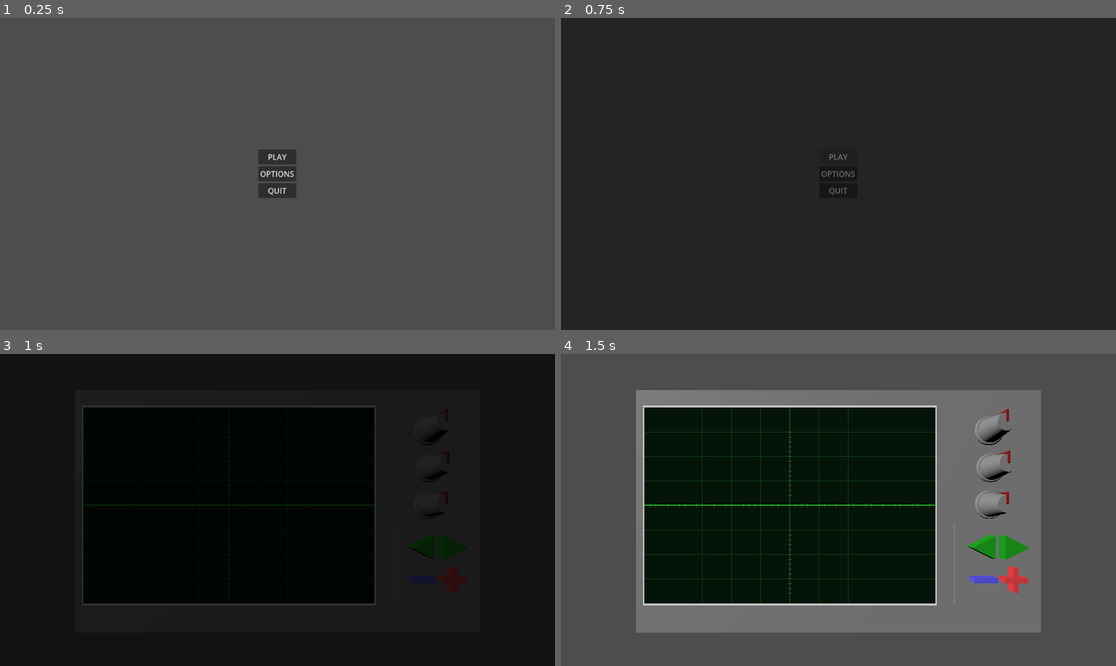
Above: before the commit, frames 1-4 (two rows, left to right).
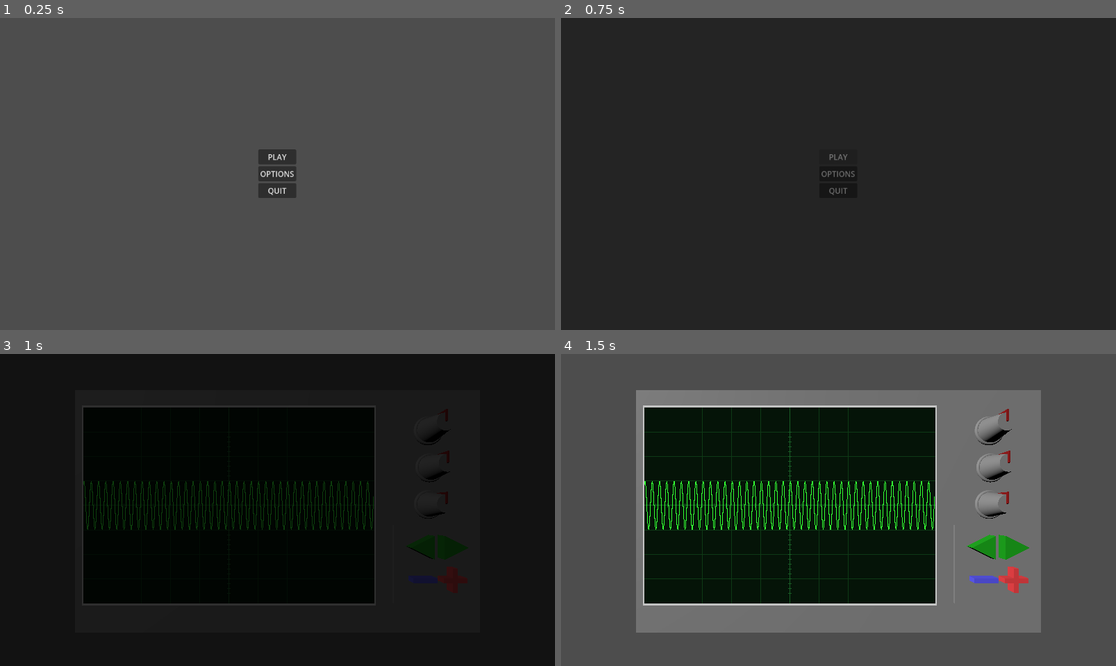
Above: after the commit, the same moments.

Repository: AirJamStudios/interference
Game: Godot game, scene res://scenes/main_menu.tscn
The game is run twice, just before and just after one commit, with the same random seed, the same clock (stepped at 60 frames per second) and the same inputs.
Inputs (mouse positions are in pixels of both pictures, inside the frame that each line leads up to):
- Up to frame 1 (0.25 s): no input
- Up to frame 2 (0.75 s): click "PLAY" at 0.5 s
- Up to frame 3 (1 s): no input
- Up to frame 4 (1.5 s): move the mouse to (960, 494) at 1.27 s; click (960, 494) at 1.42 s

Frames 1-2 are identical in both runs. In frame 3, 1.7% of the frame differs, in the area x 15-68%, y 40-57%; in frame 4, 1.7%.

Commit message:
Composite wave first test

Diff:
--- a/scripts/signal/composite_wave.gd
+++ b/scripts/signal/composite_wave.gd
@@ -13,8 +13,11 @@
 func clear_waves() -> void:
 	waves.clear()
 
+#Normalize so that amplitude is between 0-1
 func sample(t: float) -> float:
 	var total_wave: float = 0.0
 	for wave in waves:
 		total_wave += wave.sample(t)
+	if waves:
+		total_wave /= len(waves)
 	return total_wave
--- a/scripts/signal/wave_plotter.gd
+++ b/scripts/signal/wave_plotter.gd
@@ -1,6 +1,7 @@
 extends Line2D
 
-var active_wave: Wave
+var selected_wave: Wave
+var total_wave: Wave
 
 #TODO, differentiate displayed wave vs selected wave
 
@@ -13,20 +14,28 @@
 	width = 1.5
 	default_color = Color.html("#33FF33")
 
+	# Tempory to test
+	var singleWave1 = SingleWave.new(1.0, 1.0, 0.0)
+	var singleWave2 = SingleWave.new(2.0, 0.5, 1.0)
+	var compositeWave = CompositeWave.new()
+	compositeWave.add_wave(singleWave1)
+	compositeWave.add_wave(singleWave2)
 
-	# Tempory to test
-	active_wave = SingleWave.new(1.0, 1.0, 0.0)
+	selected_wave = singleWave1
+	total_wave = compositeWave
 
 	position = Vector2.ZERO
 	redraw_plot()
 
+
+#Plot total wave
 func redraw_plot() -> void:
 	clear_points()
 	var panel_size: Vector2 = get_parent().size
 
 	var t = t_min
 	while t <= t_max:
-		var y = active_wave.sample(t)
+		var y = total_wave.sample(t)
 
 		var percentage = (t - t_min) / (t_max - t_min)
 		var x_pixel = percentage * panel_size.x
@@ -41,17 +50,18 @@
 
 # Signals to modify selected wave
 
+# Amplitude of waves goes from 0-1
 func _on_amplitude_knob_value_changed(value: float) -> void:
-	if active_wave:
-		active_wave.amplitude = value
+	if selected_wave:
+		selected_wave.amplitude = value
 		redraw_plot()
 
 func _on_freq_knob_value_changed(value: float) -> void:
-	if active_wave:
-		active_wave.frequency = lerpf(0.05, 2.0, value)
+	if selected_wave:
+		selected_wave.frequency = lerpf(0.05, 2.0, value)
 		redraw_plot()
 
 func _on_phase_knob_value_changed(value: float) -> void:
-	if active_wave:
-		active_wave.phase = lerpf(0, 50.0, value)
+	if selected_wave:
+		selected_wave.phase = lerpf(0, 50.0, value)
 		redraw_plot()
